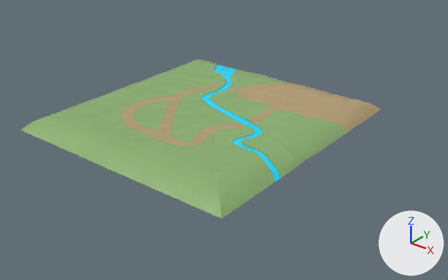
Two versions of the FBX model Assets/3D_Models/EnvTerrain.fbx, one commit apart.
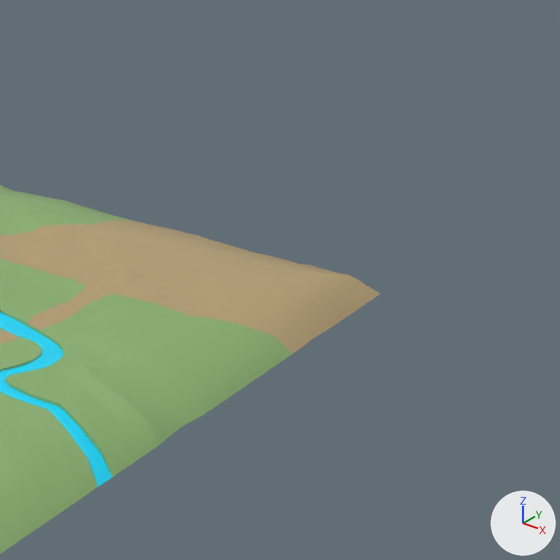
Each version is shown whole from a 50 mm camera at (75.5, -111.0, 57.6) aimed at (-6.2, -8.8, -5.7), then close up on the part from 53% to 100% of the width and 0% to 75% of the height. Lighting does not change. The marker at lower right points along +X, +Y and +Z. The older version's two pictures come first. Where no turn or scale is listed for an object, it has been applied to the vertices.

Names of what the first close-up shows: 'EnvTerrain'.
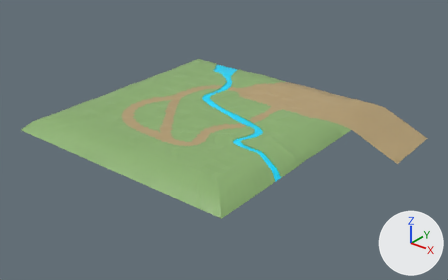
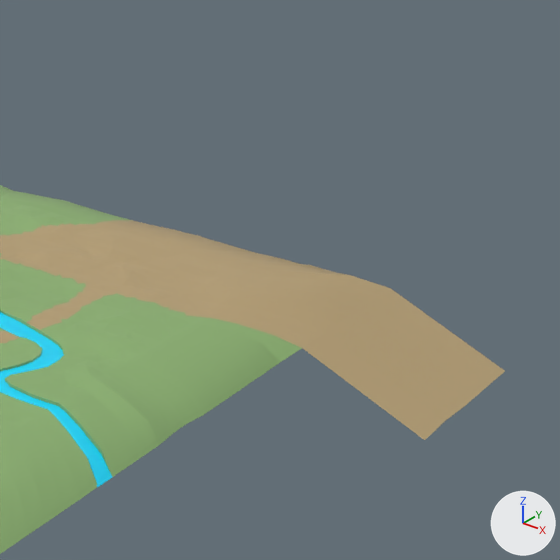
Boxes (x1, y1, x2, y2) around the edits, measured in the close-ups (560 x 560 px):
'EnvTerrain', reshaped: before (0, 185, 380, 554); after (0, 185, 505, 554)
part 1 of me_mesh, built on: before (263, 275, 380, 362); after (263, 275, 505, 440)

What changed in the scene script:
```text
Change me_mesh:
    used by ob_envterrain; location = (0.0, 0.0, 0.0)
    remove me_mesh.from_pydata(...)  # 2653 vertices, 4446 faces; spans x -42.5..17.2, y -38.8..24.1, z -2.7..0.4
    add me_mesh.from_pydata(...)  # 2660 vertices, 4450 faces; spans x -42.5..29.8, y -38.8..24.1, z -6.8..0.4
    me_mesh part 1
    9 vertices are removed from x 17.1..17.2, y 7.3..24.1, z -2.7
    10 faces are deleted
    12 vertices are added at x 18.1..29.7, y 7.3..24.1, z -6.8..-1.9
    6 new vertices lie (11.7, 0.0, -4.9) away from vertices in x 18.1, y 7.3..24.1, z -1.9
    1 new face joins them, mat_green (green #8cb171)
    17 new faces join them, mat_gravel (brown #b7a074)
    other edits to the shape of me_mesh do not show in these pictures
```
